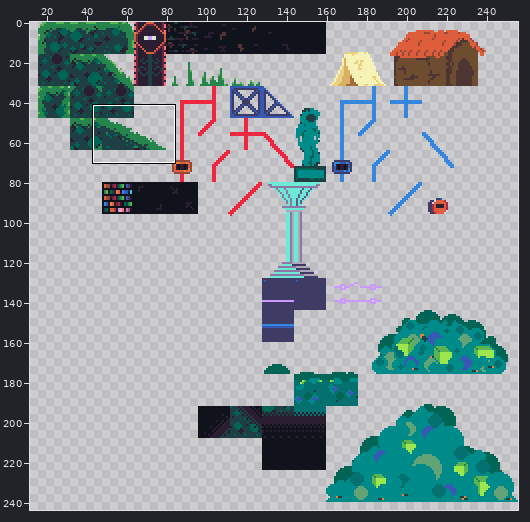
A sprite sheet gets an edit: sprites/sTileSet1/layers/82affa7a-0e09-46bf-95cf-46c39defebbe/19ab8bfc-6656-42ad-a481-600bdaf58d95.png. Above, an overview of the earlier version with the close-up marked.
Close-up. Old version:
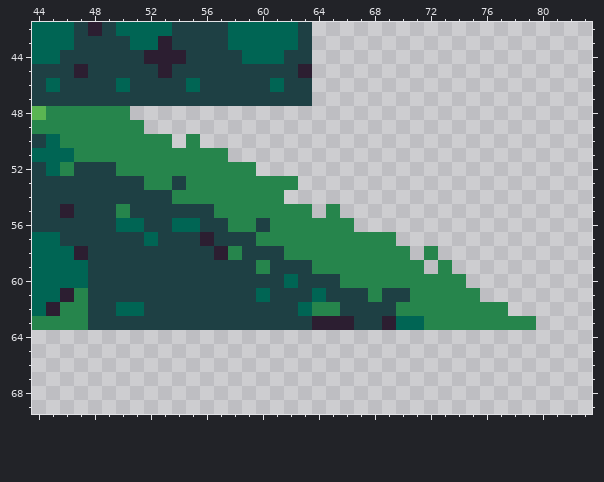
The file is 256x256 pixels. Shown: x 44..83, y 42..69. The wide view leaves out empty margins.
Once edited:
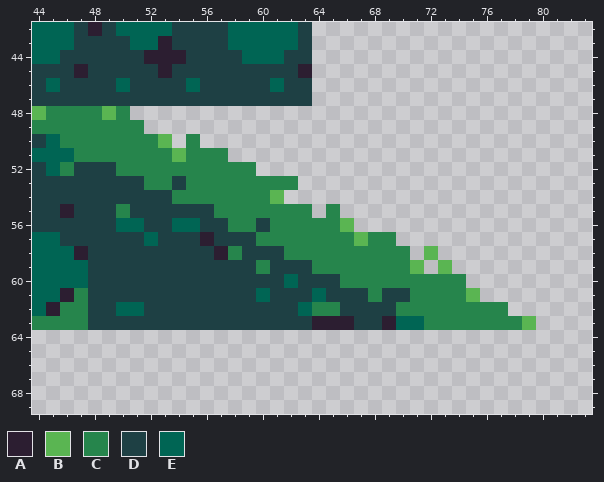
Palette (. is transparent): A #2c1e31  B #5ab552  C #26854c  D #1e4044  E #006554
Changes in this commit:
y 48: x 49 C -> B
y 50: x 53 C -> B
y 51: x 54 C -> B
y 54: x 61 C -> B
y 56: x 66 C -> B
y 57: x 67 C -> B
y 58: x 72 C -> B
y 59: x 71 C -> B; x 73 C -> B
y 61: x 75 C -> B
y 63: x 79 C -> B
Changed places in both close-ups, as pixel boxes (x1, y1, x2, y2):
changed: (102, 106, 116, 120)
changed: (158, 134, 186, 162)
changed: (270, 190, 284, 204)
changed: (340, 218, 368, 246)
changed: (410, 246, 536, 330)
